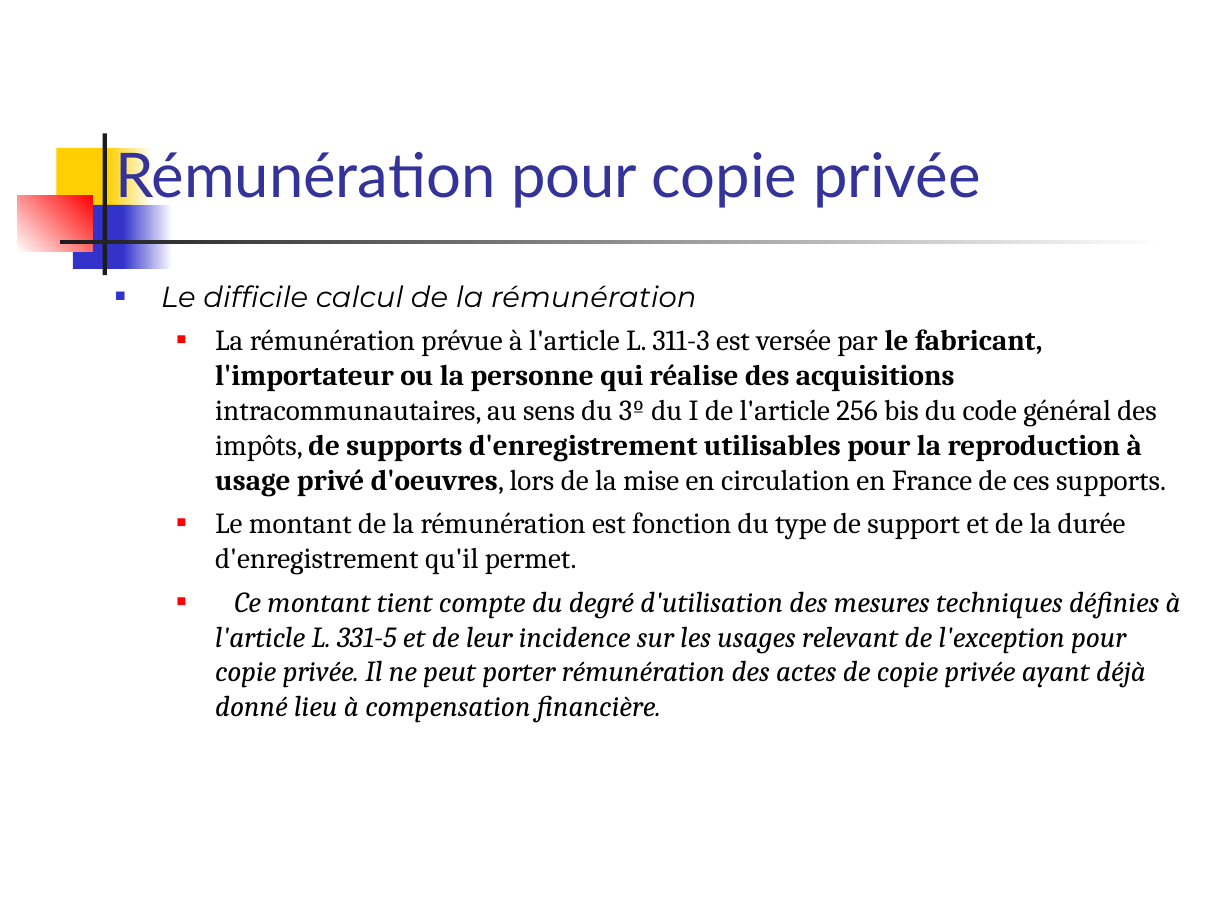
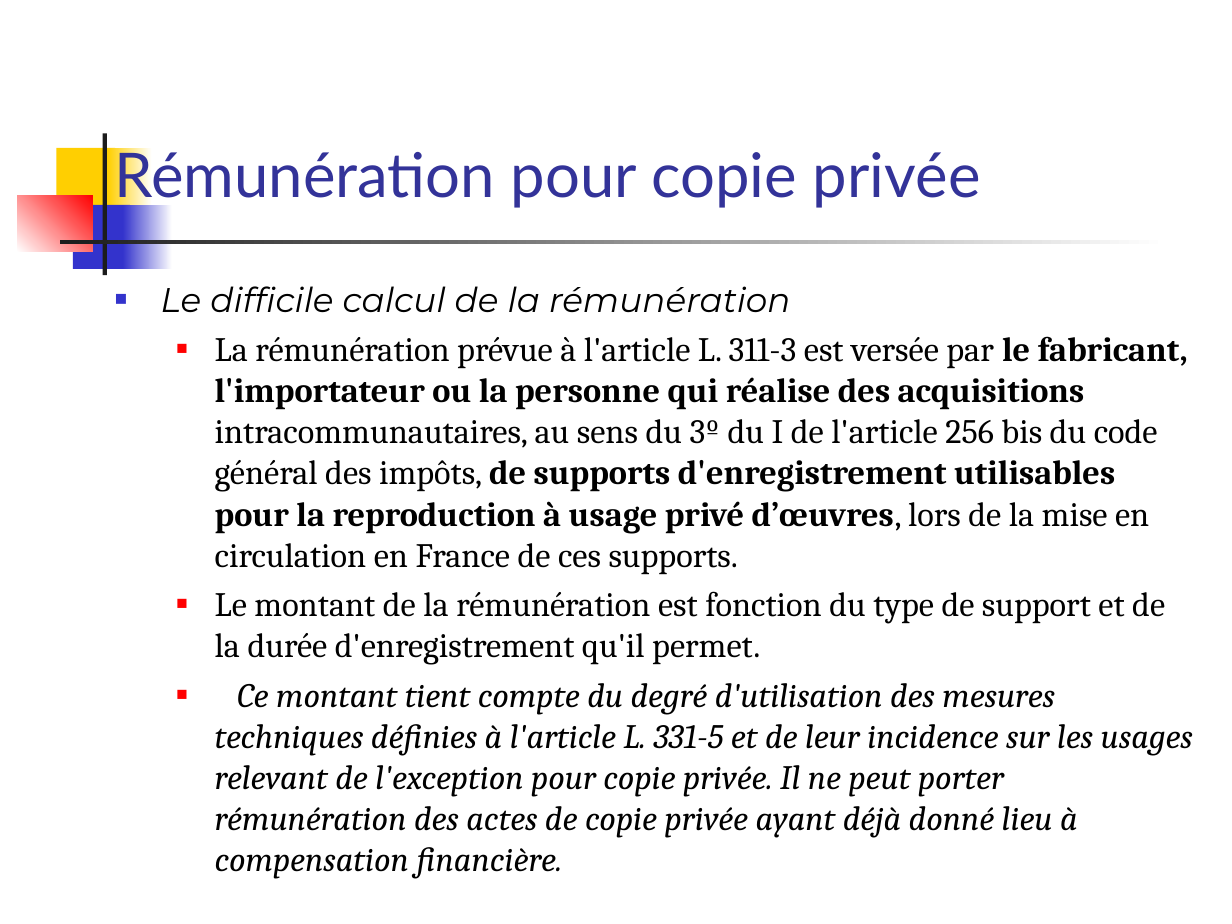
Before and after one commit to Apolerag/Cours_M2, a slide deck: slide 80 of Droit/Droit info/cours info 2014.ppt. Drawn at 1232x924 pixels with LibreOffice and Linux fonts; fonts in the diff are those of the drawing. Boxes give left, top, right and bottom in pixels: in the first picture for what was removed or moved away, otherwise in the second. Text is boxed around its words. In the diff, an @@ line names an element or a change of style, - is before the commit and + after.

```diff
--- a/Droit/Droit info/cours info 2014.ppt
+++ b/Droit/Droit info/cours info 2014.ppt
@@ text at [161, 286, 1193, 838]: size 17 to 20 pt in "Le difficile calcul de la rémunération", "Le montant de la rémunération est fonction ...", "Ce montant tient compte du degré d'utilisation ..."; indent changed @@
@@ text at [215, 336, 1188, 575]: text changed; size 17 to 20 pt @@
-  ■ La rémunération prévue à l'article L. 311-3 est versée par le fabricant, l'importateur ou la personne qui réalise des acquisitions intracommunautaires, au sens du 3º du I de l'article 256 bis du code général des impôts, de supports d'enregistrement utilisables pour la reproduction à usage privé d'oeuvres, lors de la mise en circulation en France de ces supports.
+  ■ La rémunération prévue à l'article L. 311-3 est versée par le fabricant, l'importateur ou la personne qui réalise des acquisitions intracommunautaires, au sens du 3º du I de l'article 256 bis du code général des impôts, de supports d'enregistrement utilisables pour la reproduction à usage privé d’œuvres, lors de la mise en circulation en France de ces supports.
```
Also in this commit, not shown: 204 other slides changed, 2 other files.
